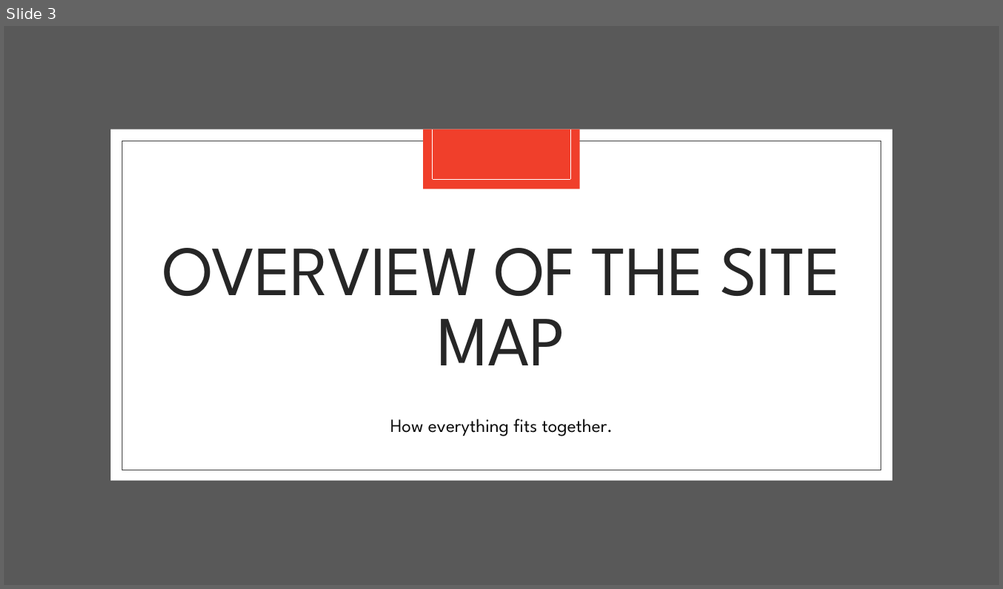
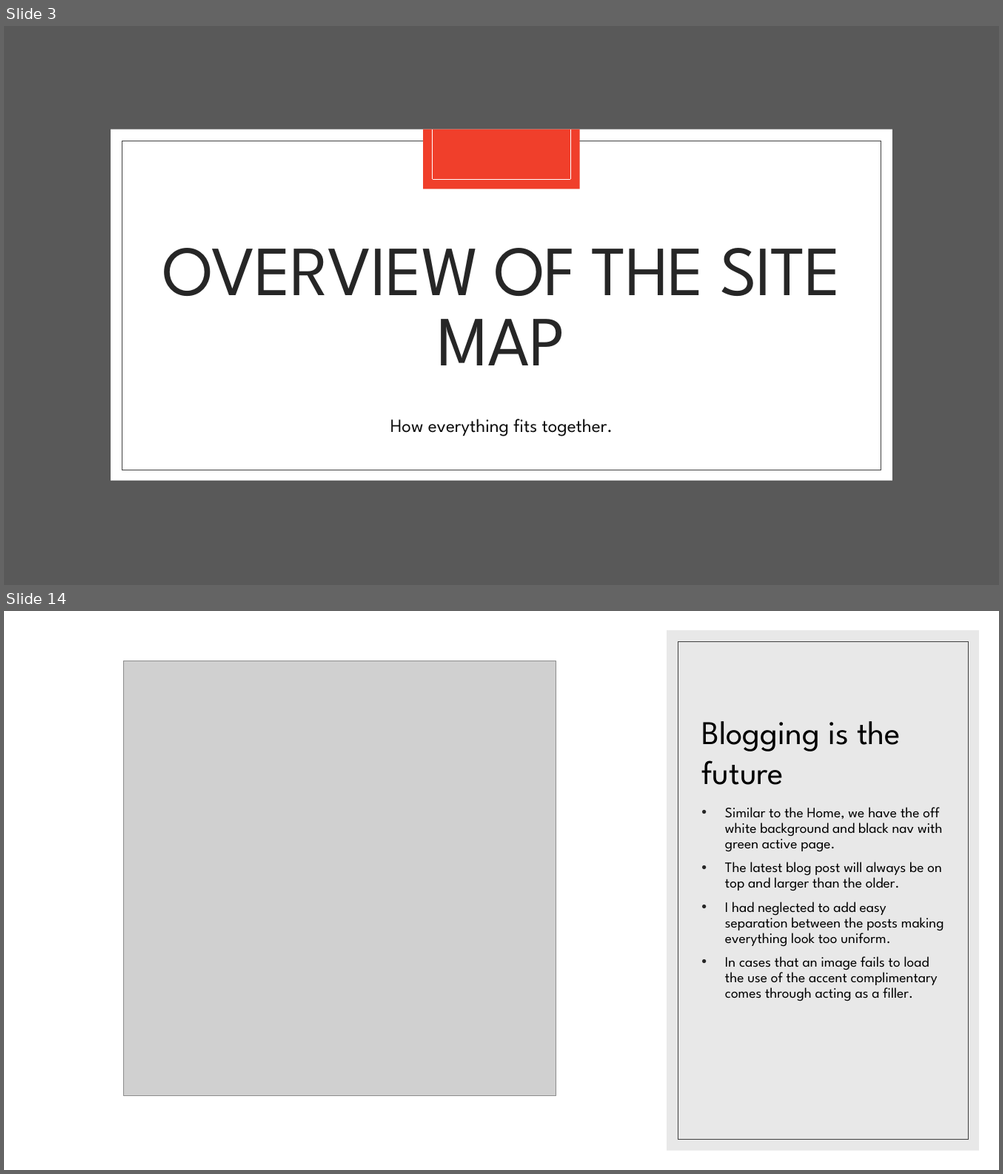
Before and after one commit to wSwanepoel199/WillemSwanepoel_T1A2, a slide deck: ppt/Portfolio.pptx. Shown one above the other, each under a label of ours: slide 3 before the commit, slides 3 and 14 after it; the slides between them are not shown. The pictures are 1003x589 and 1003x1174 pixels, drawn with LibreOffice and Linux fonts; fonts in the diff are those of the drawing; grey boxes stand for pictures. Boxes give left, top, right and bottom in pixels: in the first picture for what was removed or moved away, otherwise in the second. Text is boxed around its words. In the diff, an @@ line names an element or a change of style, - is before the commit and + after.

```diff
--- a/ppt/Portfolio.pptx
+++ b/ppt/Portfolio.pptx
@@ slide 14 added at [4,611,999,1170], background #FFFFFF @@
@@ rectangle added at [666,630,979,1151], fill #D9D9D9 at 60% opacity @@
@@ rectangle added at [677,641,968,1140], outline #404040 0.5 pt @@
@@ picture added at [124,661,556,1096] @@
@@ title added at [701,721,900,785], 32 pt, text #000000 @@
+Blogging is the future
@@ text added at [725,807,944,1002], 13.9 pt, text #000000 @@
+• Similar to the Home, we have the off white background and black nav with green active page.
+• The latest blog post will always be on top and larger than the older.
+• I had neglected to add easy separation between the posts making everything look too uniform.
+• In cases that an image fails to load the use of the accent complimentary comes through acting as a filler.
```
Also in this commit, not shown: 1 slide changed, 10 other slides added.
